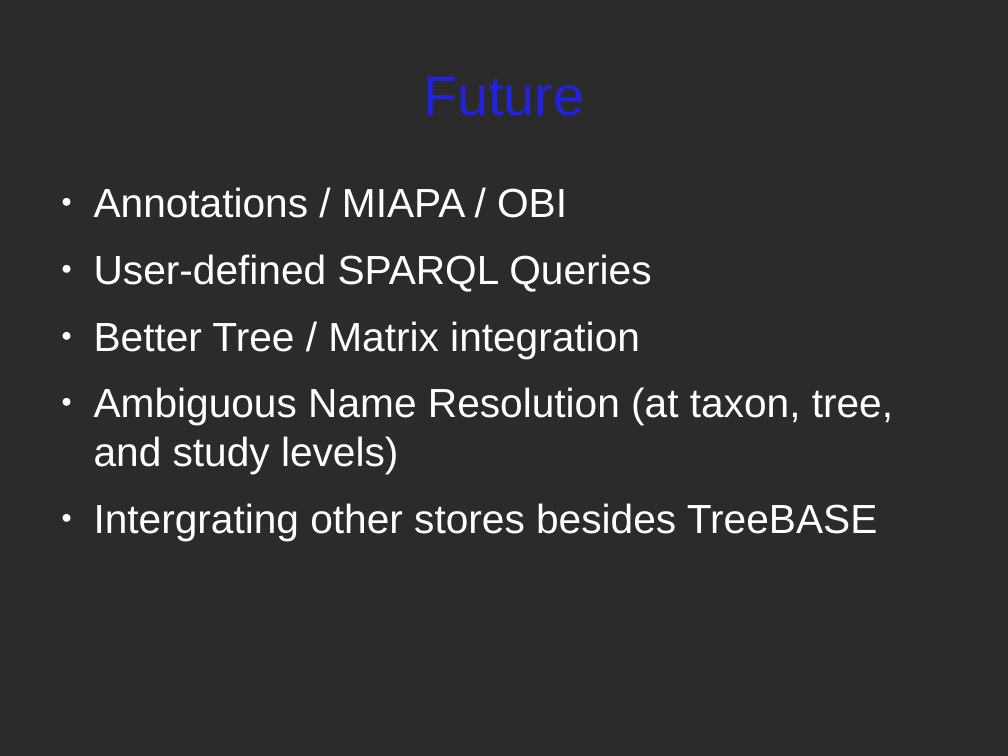
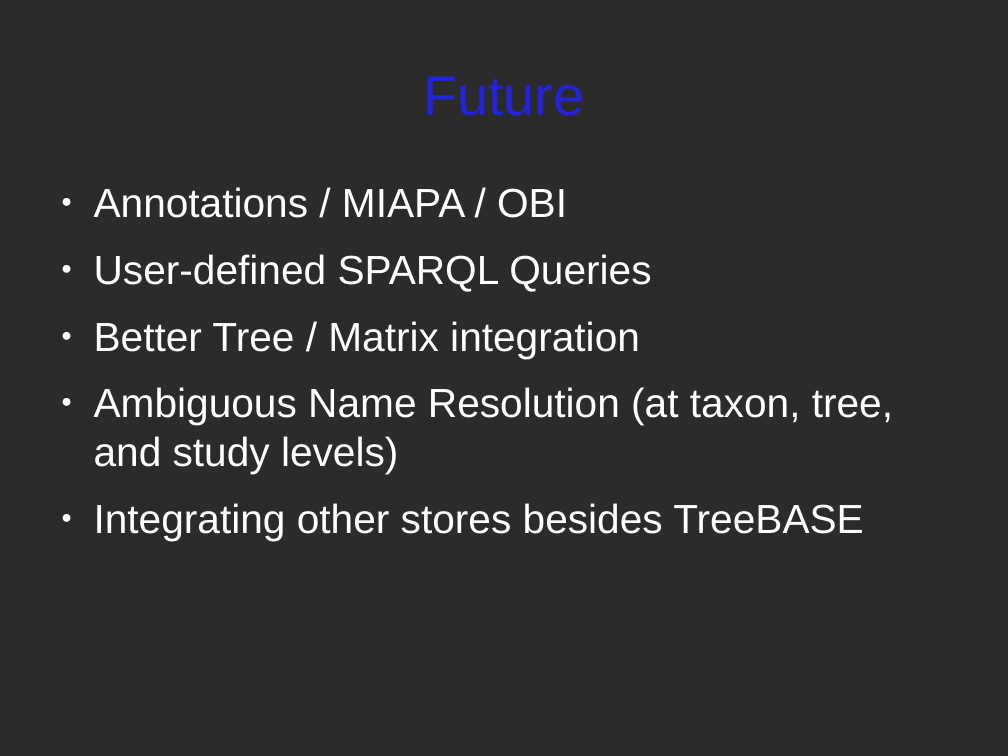
Before and after one commit to rdmpage/cdaotools, a slide deck: slide 10 of doc/publication/iEvoBio2010CDAOSTORE.odp. Drawn at 1008x756 pixels with LibreOffice and Linux fonts; fonts in the diff are those of the drawing; background and template pictures are left out; a plain dark background stands for a picture behind light text. Boxes give left, top, right and bottom in pixels: in the first picture for what was removed or moved away, otherwise in the second. Text is boxed around its words. In the diff, an @@ line names an element or a change of style, - is before the commit and + after.

```diff
--- a/doc/publication/iEvoBio2010CDAOSTORE.odp
+++ b/doc/publication/iEvoBio2010CDAOSTORE.odp
@@ text at (94,503,864,541): text changed @@
-● Intergrating other stores besides TreeBASE
+● Integrating other stores besides TreeBASE
```
Also in this commit, not shown: 2 other slides changed, 1 other file.
